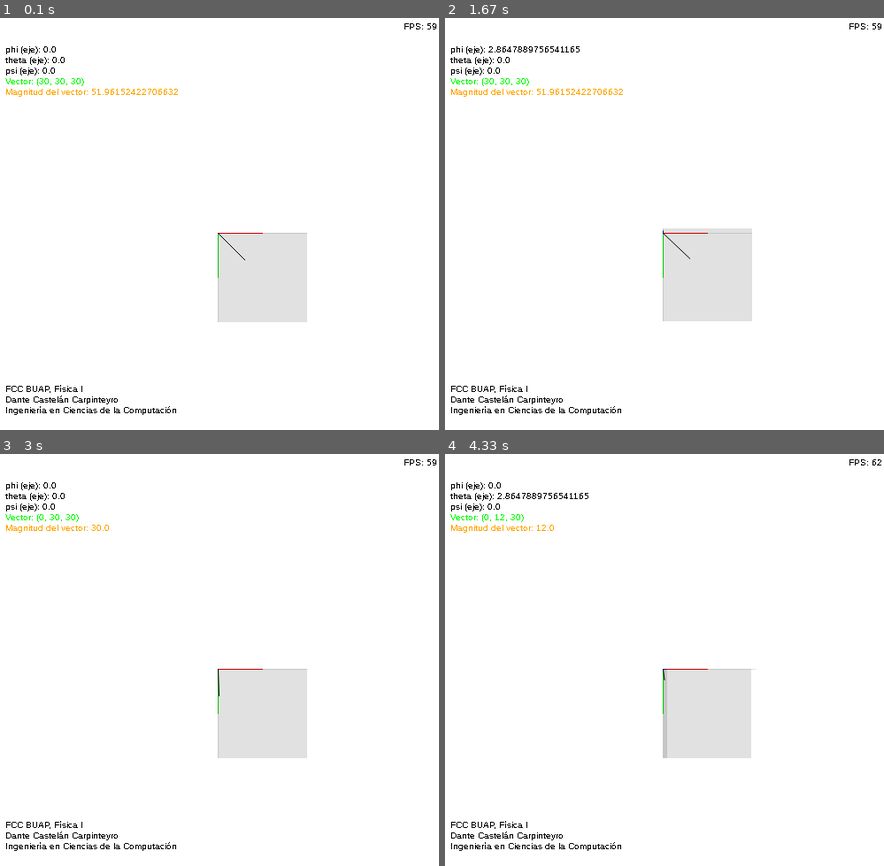
Above: before the commit, frames 1-4 (two rows, left to right).
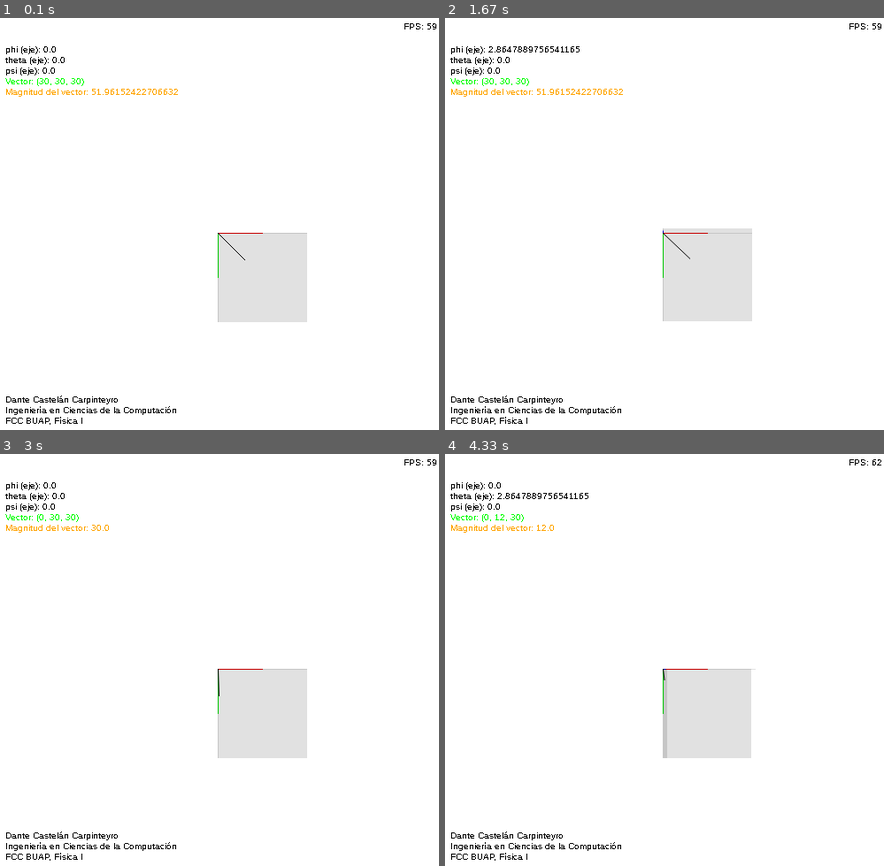
Above: after the commit, the same moments.

Repository: dantecc10/physics-coding
Game: pygame game, started from 3d-rotation-sample-adding-vector.py
Same seed, same stepped clock (60 frames per second), same inputs: the game is played once before the commit and once after it.
Inputs:
- Up to frame 1 (0.1 s): no input
- Up to frame 2 (1.67 s): tap D at 0.33 s
- Up to frame 3 (3 s): tap A at 1.67 s; hold Left from 2.5 s (still down)
- Up to frame 4 (4.33 s): release Left at 3.03 s; hold Down 3.07-3.37 s; hold Left 3.4-3.8 s; tap W at 4.23 s

The runs differ from the first frame. In frame 1, 0.2% of the frame differs, in the area x 1-19%, y 89-99%; in frame 2, 0.2%; in frame 3, 0.2%; in frame 4, 0.2%.

Commit message:
updating code

Diff:
--- a/3d-rotation-sample-adding-vector.py
+++ b/3d-rotation-sample-adding-vector.py
@@ -190,7 +190,7 @@
     screen.blit(txt5, (10, 48))
     screen.blit(txt6, (10, 60))
     screen.blit(txt7, (460, 10))
-    screen.blit(txt8, (10, 420))
+    screen.blit(txt8, (10, 456))
     screen.blit(txt11, (10, 432))
     screen.blit(txt12, (10, 444))
     screen.blit(txt9, (10, 72))
